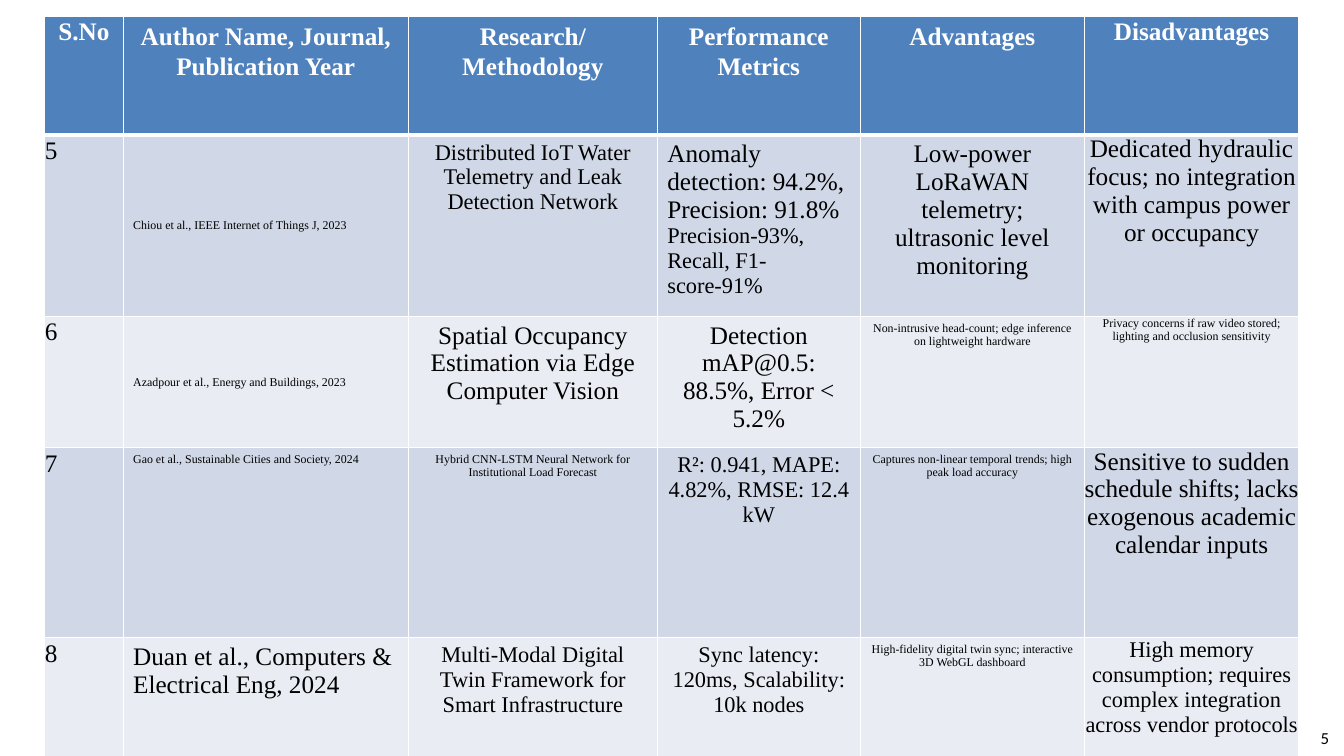
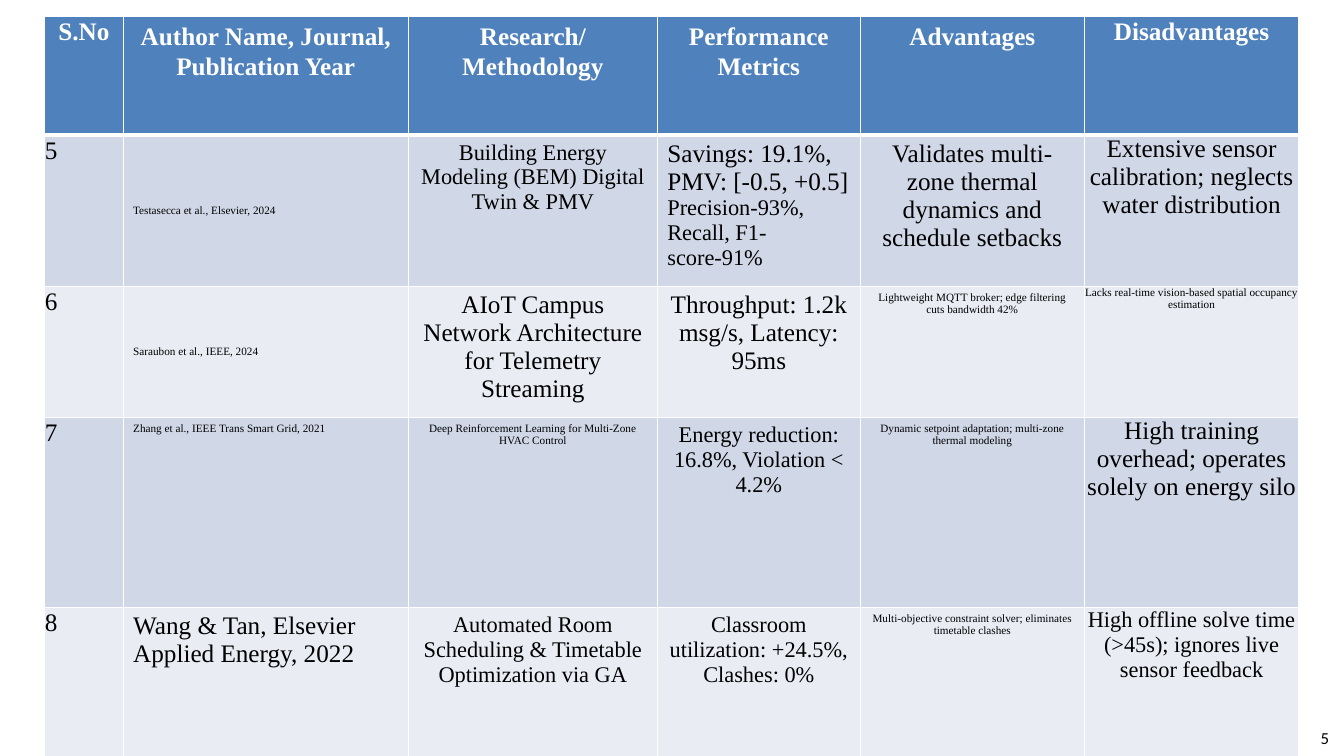
Before and after one commit to likhith-swe/Alliance-University-Design-Project-1, a slide deck: slide 5 of AI Powered Smart Campus Resource Management System Presentation Deck.pptx. Drawn at 1344x756 pixels with LibreOffice and Linux fonts; fonts in the diff are those of the drawing. Boxes give left, top, right and bottom in pixels: in the first picture for what was removed or moved away, otherwise in the second. Text is boxed around its words. In the diff, an @@ line names an element or a change of style, - is before the commit and + after.

Commit message:
Replace template literature entries with 100% verified Smart Campus research papers

```diff
--- a/AI Powered Smart Campus Resource Management System Presentation Deck.pptx
+++ b/AI Powered Smart Campus Resource Management System Presentation Deck.pptx
@@ table at (44,16,1300,740) @@
-row 2: 5 | Chiou et al., IEEE Internet of Things J, 2023 | Distributed IoT Water Telemetry and Leak Detection Network | Anomaly detection: 94.2%, Precision: 91.8% / Precision-93%, Recall, F1-score-91% | Low-power LoRaWAN telemetry; ultrasonic level monitoring | Dedicated hydraulic focus; no integration with campus power or occupancy
+row 2: 5 | Testasecca et al., Elsevier, 2024 | Building Energy Modeling (BEM) Digital Twin & PMV | Savings: 19.1%, PMV: [-0.5, +0.5] / Precision-93%, Recall, F1-score-91% | Validates multi-zone thermal dynamics and schedule setbacks | Extensive sensor calibration; neglects water distribution
-row 3: 6 | Azadpour et al., Energy and Buildings, 2023 | Spatial Occupancy Estimation via Edge Computer Vision | Detection mAP@0.5: 88.5%, Error < 5.2% | Non-intrusive head-count; edge inference on lightweight hardware | Privacy concerns if raw video stored; lighting and occlusion sensitivity
+row 3: 6 | Saraubon et al., IEEE, 2024 | AIoT Campus Network Architecture for Telemetry Streaming | Throughput: 1.2k msg/s, Latency: 95ms | Lightweight MQTT broker; edge filtering cuts bandwidth 42% | Lacks real-time vision-based spatial occupancy estimation
-row 4: 7 | Gao et al., Sustainable Cities and Society, 2024 | Hybrid CNN-LSTM Neural Network for Institutional Load Forecast | R²: 0.941, MAPE: 4.82%, RMSE: 12.4 kW | Captures non-linear temporal trends; high peak load accuracy | Sensitive to sudden schedule shifts; lacks exogenous academic calendar inputs
+row 4: 7 | Zhang et al., IEEE Trans Smart Grid, 2021 | Deep Reinforcement Learning for Multi-Zone HVAC Control | Energy reduction: 16.8%, Violation < 4.2% | Dynamic setpoint adaptation; multi-zone thermal modeling | High training overhead; operates solely on energy silo
-row 5: 8 | Duan et al., Computers & Electrical Eng, 2024 | Multi-Modal Digital Twin Framework for Smart Infrastructure | Sync latency: 120ms, Scalability: 10k nodes | High-fidelity digital twin sync; interactive 3D WebGL dashboard | High memory consumption; requires complex integration across vendor protocols
+row 5: 8 | Wang & Tan, Elsevier Applied Energy, 2022 | Automated Room Scheduling & Timetable Optimization via GA | Classroom utilization: +24.5%, Clashes: 0% | Multi-objective constraint solver; eliminates timetable clashes | High offline solve time (>45s); ignores live sensor feedback
```
Also in this commit, not shown: 4 other slides changed, 3 other files.
